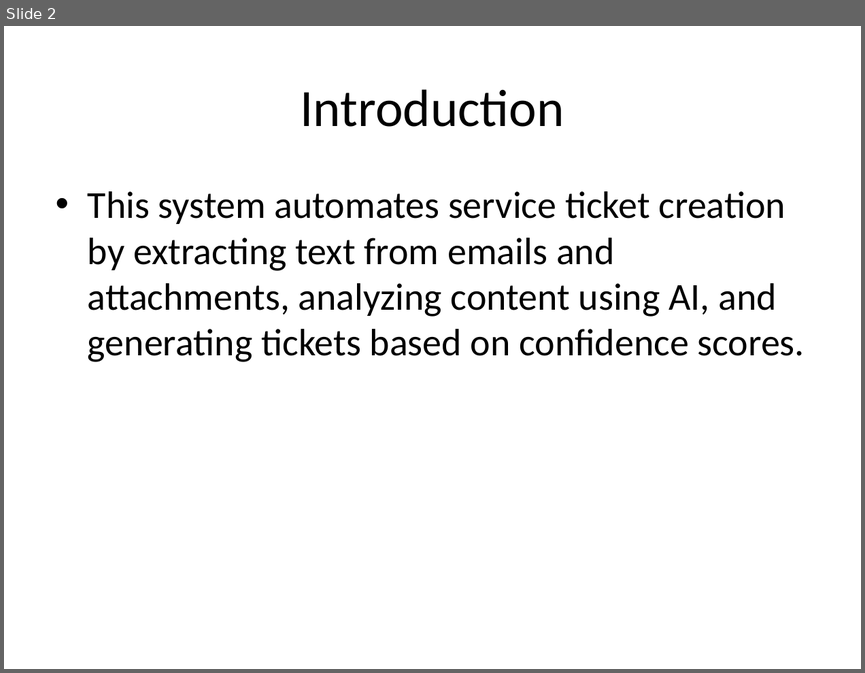
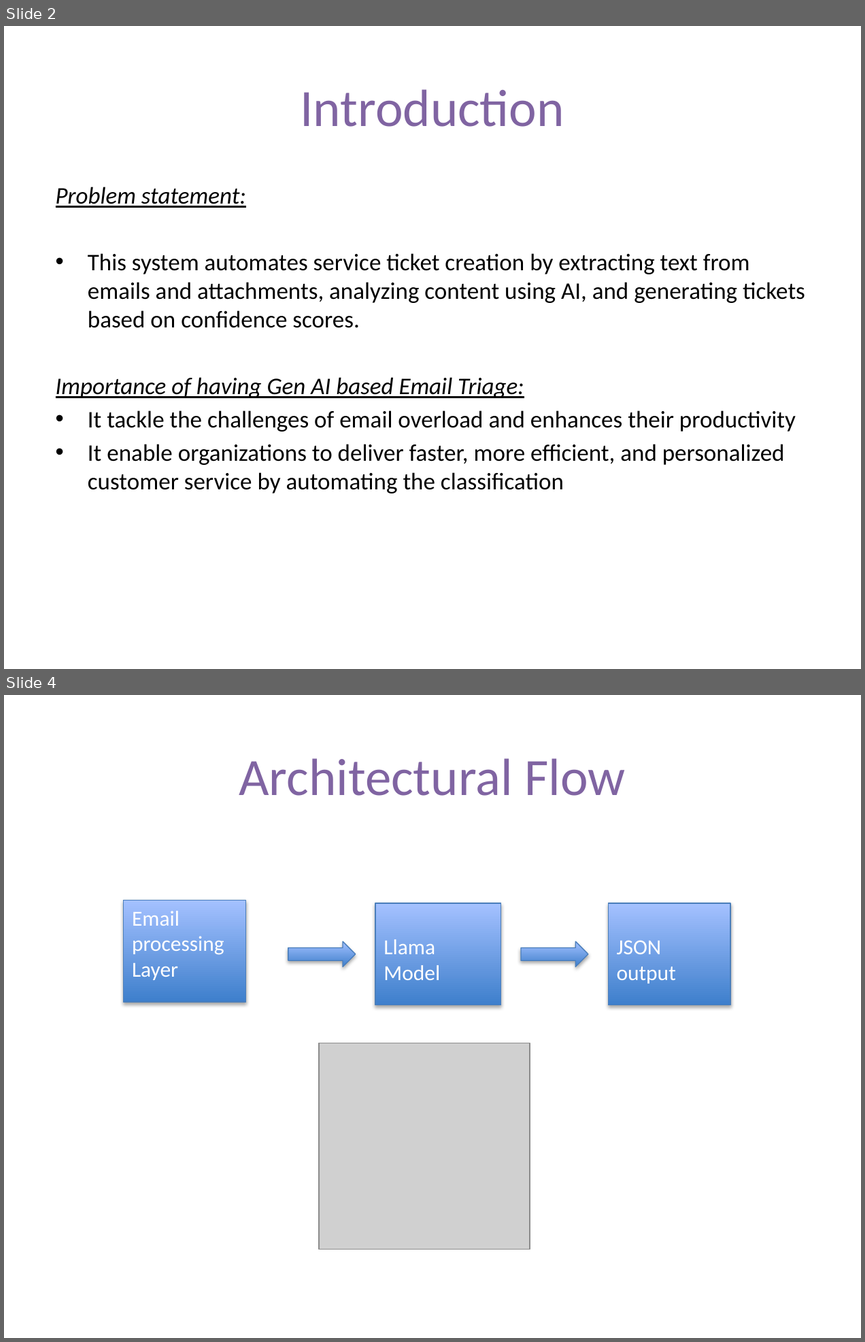
Before and after one commit to ewfx/gaied-binary-brains, a slide deck: artifacts/demo/BinaryBrains_GAIED.pptx. Shown one above the other, each under a label of ours: slide 2 before the commit, slides 2 and 4 after it; the slides between them are not shown. The pictures are 865x673 and 865x1342 pixels, drawn with LibreOffice and Linux fonts; fonts in the diff are those of the drawing; grey boxes stand for pictures. Boxes give left, top, right and bottom in pixels: in the first picture for what was removed or moved away, otherwise in the second. Text is boxed around its words. In the diff, an @@ line names an element or a change of style, - is before the commit and + after.

Commit message:
Lama model changes

```diff
--- a/artifacts/demo/BinaryBrains_GAIED.pptx
+++ b/artifacts/demo/BinaryBrains_GAIED.pptx
@@ slide 4 added at [4, 695, 861, 1338], background #FFFFFF @@
@@ title added at [239, 758, 625, 796], 44 pt, text #8064A2 @@
+Architectural Flow
@@ rectangle added at [123, 900, 245, 1002], fill gradient #3F80CE to #A4C4FF, outline #4B7EBC 0.75 pt, 18 pt, text #FFFFFF @@
+Email processing Layer
@@ rectangle added at [375, 903, 501, 1005], fill gradient #3F80CE to #A4C4FF, outline #4B7EBC 0.75 pt, 18 pt, text #FFFFFF @@
+Llama Model
@@ rectangle added at [608, 903, 730, 1005], fill gradient #3F80CE to #A4C4FF, outline #4B7EBC 0.75 pt, 18 pt, text #FFFFFF @@
+JSON output
@@ right arrow added at [288, 941, 356, 966], fill gradient #3F80CE to #A4C4FF, outline #4B7EBC 0.75 pt @@
@@ right arrow added at [521, 941, 587, 966], fill gradient #3F80CE to #A4C4FF, outline #4B7EBC 0.75 pt @@
@@ picture added at [318, 1043, 529, 1249] @@
@@ slide 2 changed as well @@
@@ title "Introduction" at [300, 89, 564, 127]: text colour #000000 to #8064A2 @@
@@ text at [56, 186, 246, 208]: paragraph added @@
+Problem statement:
@@ text at [88, 253, 805, 328]: size 32 to 20 pt in "This system automates service ticket creation by ..."; less space between paragraphs @@
@@ text at [56, 377, 796, 493]: paragraphs added @@
+Importance of having Gen AI based Email Triage:
+• It tackle the challenges of email overload and enhances their productivity
+• It enable organizations to deliver faster, more efficient, and personalized customer service by automating the classification
```
Also in this commit, not shown: 4 other slides changed, 1 other slide added, 2 slides removed, 10 other files.
